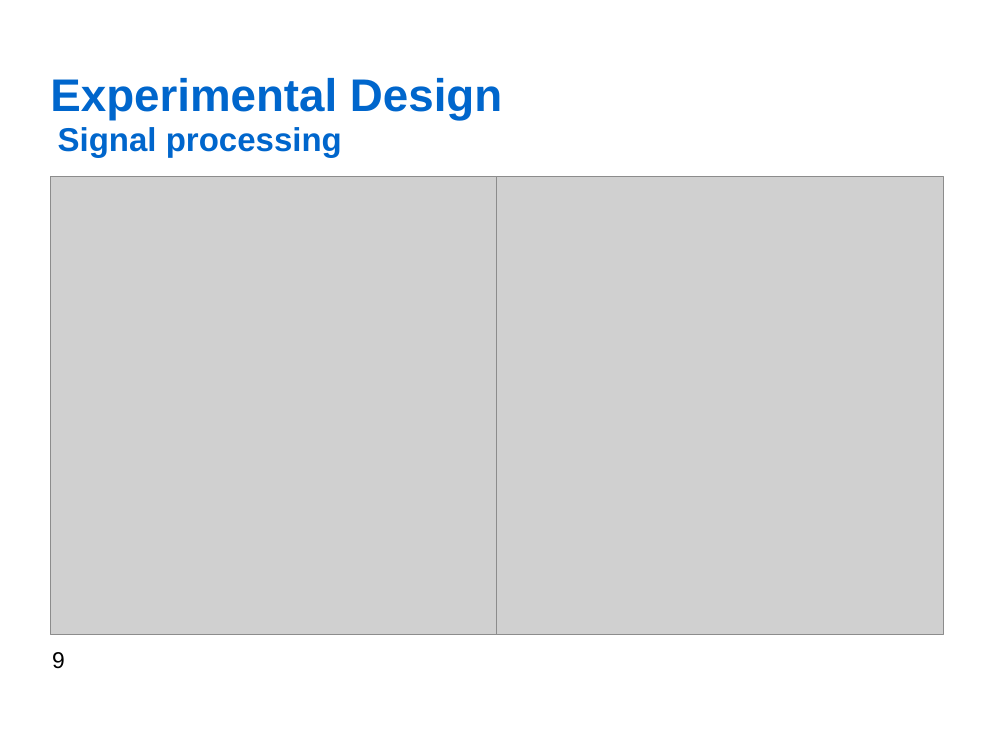
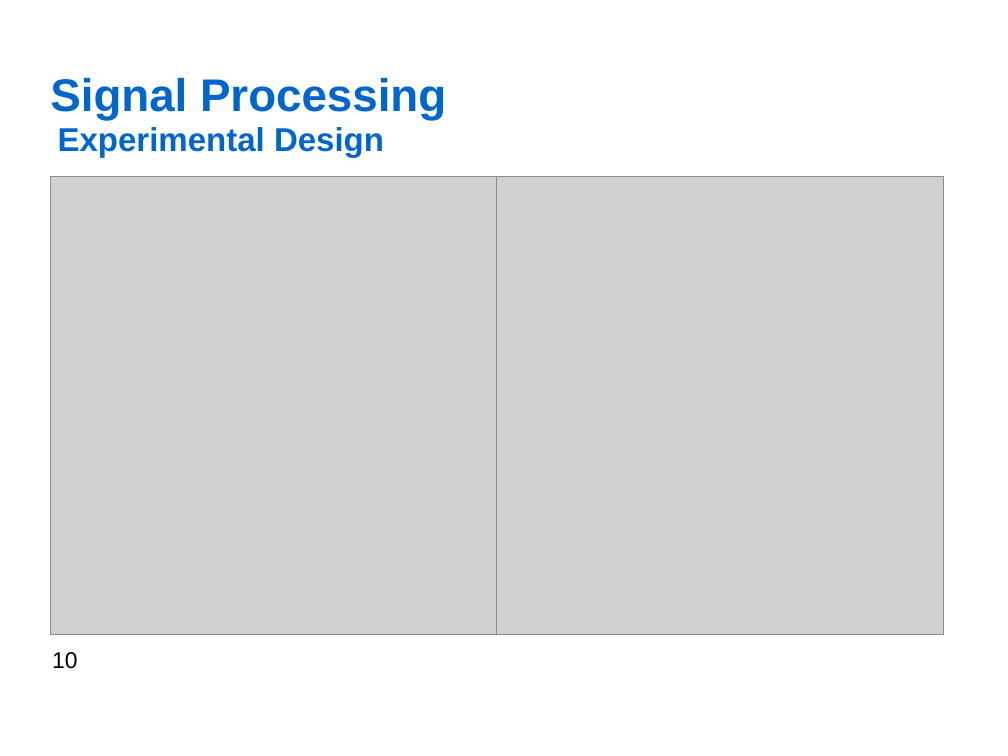
Before and after one commit to jfedjaev/NSTresearchPractice, a slide deck: slide 10 of Report/Presentation/Fedjaev_ResearchPractice.odp (slide 9 before the commit). Drawn at 1008x756 pixels with LibreOffice and Linux fonts; fonts in the diff are those of the drawing; grey boxes stand for pictures; background and template pictures are left out. Boxes give left, top, right and bottom in pixels: in the first picture for what was removed or moved away, otherwise in the second. Text is boxed around its words. In the diff, an @@ line names an element or a change of style, - is before the commit and + after.

```diff
--- a/Report/Presentation/Fedjaev_ResearchPractice.odp
+++ b/Report/Presentation/Fedjaev_ResearchPractice.odp
@@ title at (x1=50, y1=78, x2=446, y2=120): text changed; size 26 to 36 pt @@
-Signal processing
+Signal Processing
@@ title "Experimental Design" moved from (x1=50, y1=78, x2=502, y2=120) to (x1=58, y1=127, x2=384, y2=158) @@
@@ title "Experimental Design" at (x1=58, y1=127, x2=384, y2=158): size 36 to 26 pt @@
@@ page number at (x1=52, y1=652, x2=77, y2=669): text changed @@
-9
+10
```
Also in this commit, not shown: 11 other slides changed, 4 slides added, 3 slides removed, 2 other files.
